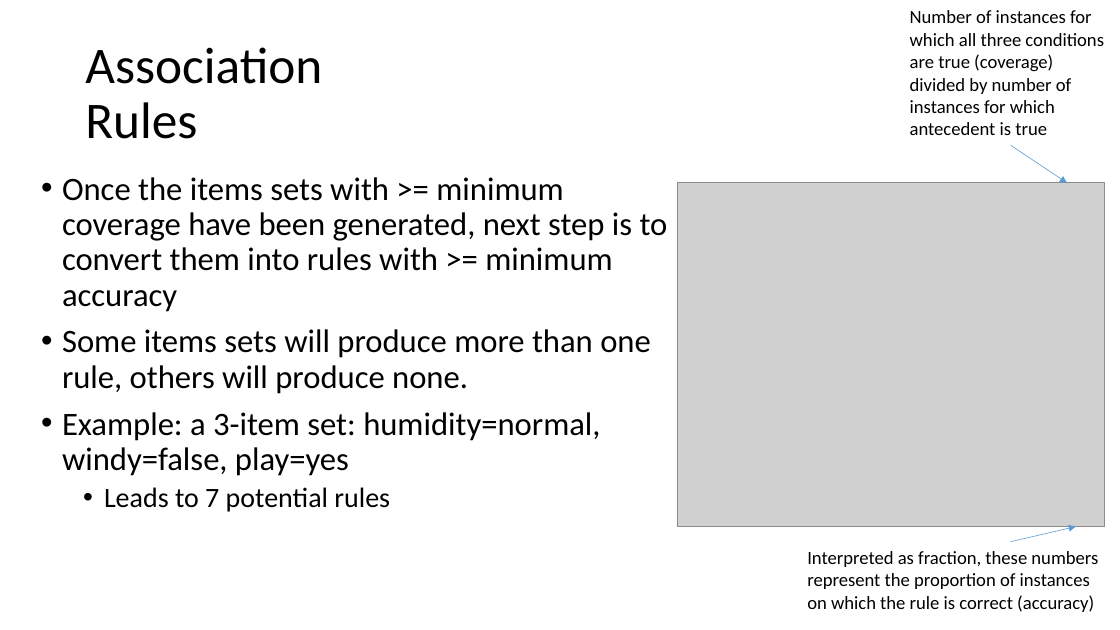
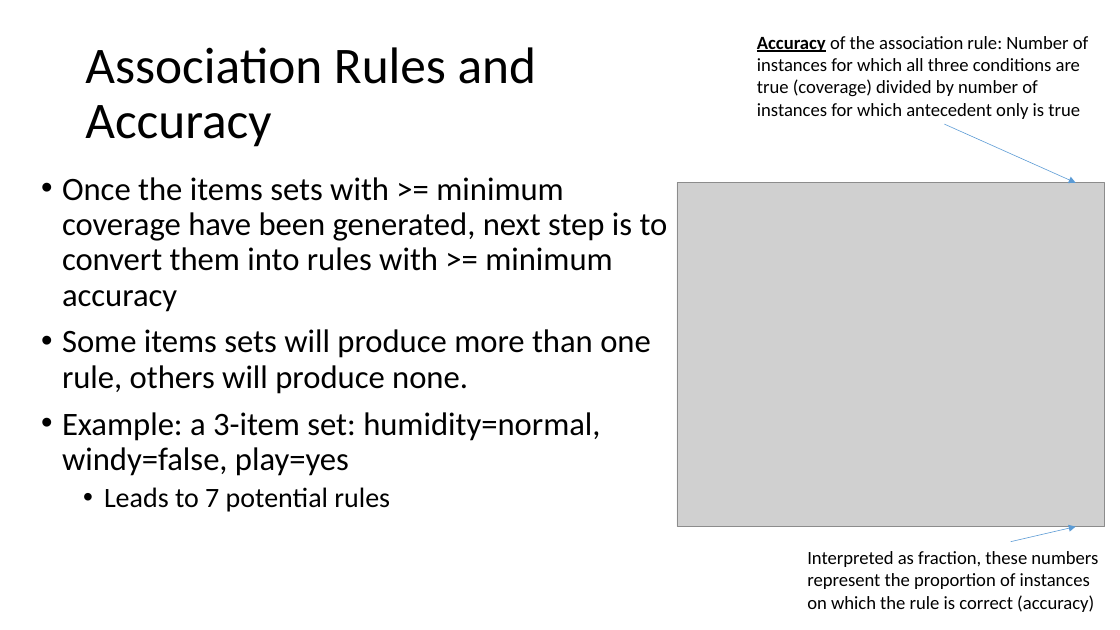
Before and after one commit to russellu/cs405, a slide deck: slide 13 of Lecture_06.pptx. Drawn at 1120x630 pixels with LibreOffice and Linux fonts; fonts in the diff are those of the drawing; grey boxes stand for pictures. Boxes give left, top, right and bottom in pixels: in the first picture for what was removed or moved away, otherwise in the second. Text is boxed around its words. In the diff, an @@ line names an element or a change of style, - is before the commit and + after.

```diff
--- a/Lecture_06.pptx
+++ b/Lecture_06.pptx
@@ title at [85, 47, 536, 147]: text changed @@
-Association Rules
+Association Rules and Accuracy
@@ text at [757, 36, 1088, 119]: text changed @@
-Number of instances for which all three conditions are true (coverage) divided by number of instances for which antecedent is true
+Accuracy of the association rule: Number of instances for which all three conditions are true (coverage) divided by number of instances for which antecedent only is true
@@ arrow moved from (1011, 145) - (1067, 183) to (944, 124) - (1076, 183) @@
```
Also in this commit, not shown: 13 other slides changed, 1 slide added, 3 other files.
